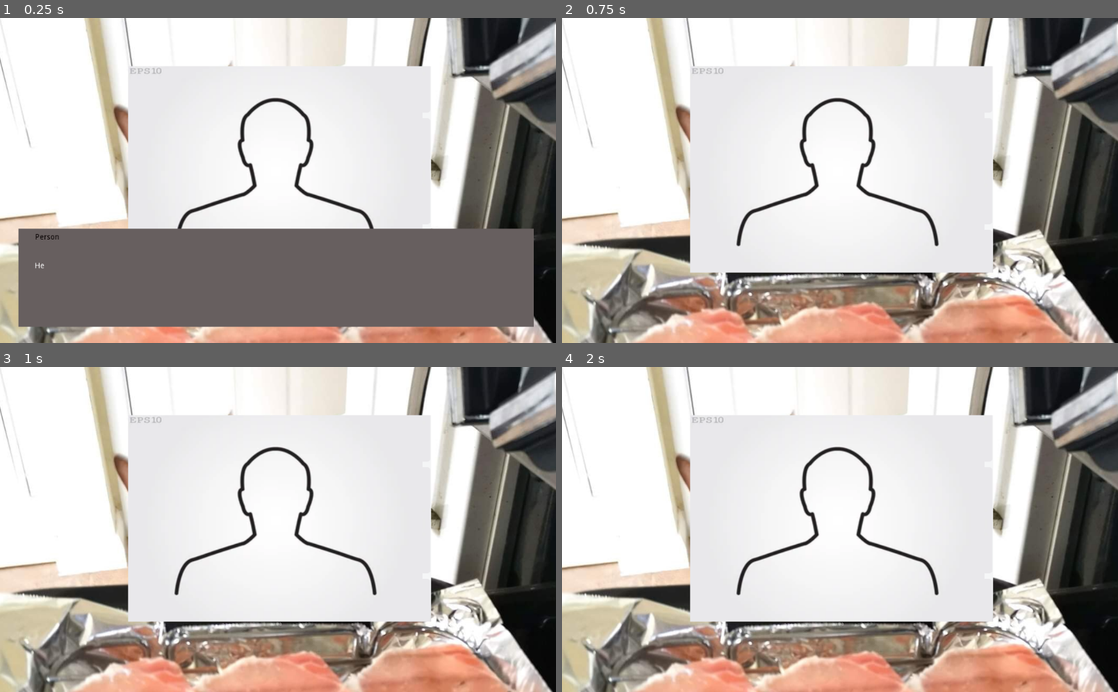
Above: before the commit, frames 1-4 (two rows, left to right).
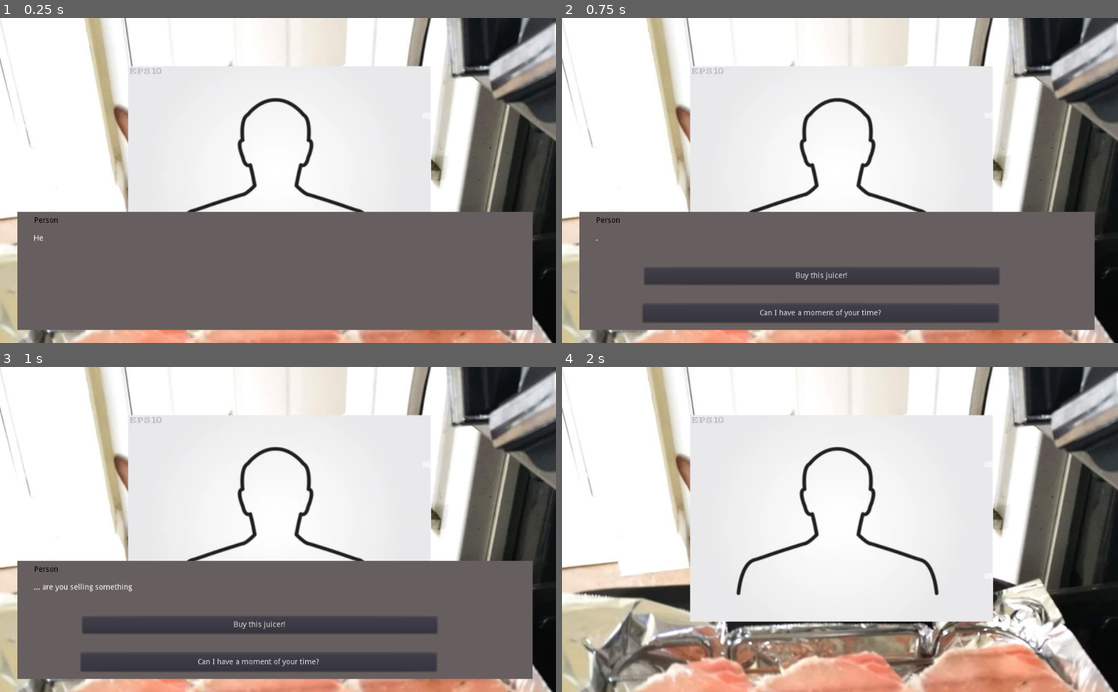
Above: after the commit, the same moments.

Repository: Feketelo/DycerLyfe-International-RenPy-
Game: Godot game, scene res://DycerLyfe.tscn
Same seed, same stepped clock (60 frames per second), same inputs: the game is played once before the commit and once after it.
Inputs (mouse positions are in pixels of both pictures, inside the frame that each line leads up to):
- Up to frame 1 (0.25 s): no input
- Up to frame 2 (0.75 s): tap Enter (ui_accept) at 0.5, 0.6 s; move the mouse to (962, 164) at 0.52 s; click (962, 164) at 0.67 s
- Up to frame 3 (1 s): tap Enter (ui_accept) at 0.77 s
- Up to frame 4 (2 s): tap Enter (ui_accept) at 1.07, 1.35, 1.52, 1.82 s; move the mouse to (728, 545) at 1.27 s; click (728, 545) at 1.42 s

The runs differ from the first frame. In frame 1, 6.1% of the frame differs, in the area x 3-96%, y 59-97%; in frame 2, 32%; in frame 3, 32%; in frame 4, nothing differs.

Commit message:
add dialogue options

Diff:
--- a/Dialogue.gd
+++ b/Dialogue.gd
@@ -4,11 +4,11 @@
 	{
 		"Name": "Person",
 		"Text": "Hello? Can I help you?",
-		"Choices": ["",""]
+		"Choices": ["","","",""]
 	},
 	{
 		"Name": "Person",
 		"Text": "... are you selling something",
-		"Choices": ["Buy this juicer!", "Can I have a moment of your time?"]
+		"Choices": ["", "Buy this juicer!", "","Can I have a moment of your time?"]
 	}
 ]
--- a/DycerLyfe.tscn
+++ b/DycerLyfe.tscn
@@ -29,17 +29,17 @@
 texture = ExtResource( 3 )
 
 [node name="TextBox" type="ColorRect" parent="Control"]
-margin_left = 34.0
-margin_top = 389.0
-margin_right = 983.0
-margin_bottom = 570.0
+margin_left = 32.0
+margin_top = 358.0
+margin_right = 981.0
+margin_bottom = 576.0
 color = Color( 0.403922, 0.372549, 0.372549, 1 )
 
 [node name="RichTextLabel" type="RichTextLabel" parent="Control/TextBox"]
 margin_left = 30.0
-margin_top = 62.0
-margin_right = 982.0
-margin_bottom = 195.0
+margin_top = 42.0
+margin_right = 895.0
+margin_bottom = 73.0
 
 [node name="Label" type="Label" parent="Control/TextBox"]
 margin_left = 31.0
@@ -51,4 +51,28 @@
 
 [node name="Tween" type="Tween" parent="Control/TextBox"]
 
+[node name="dialogue_option_1" type="Button" parent="Control/TextBox" groups=["dialogue_options"]]
+margin_left = 119.0
+margin_top = 68.0
+margin_right = 770.0
+margin_bottom = 99.0
+
+[node name="dialogue_option_2" type="Button" parent="Control/TextBox" groups=["dialogue_options"]]
+margin_left = 120.0
+margin_top = 103.0
+margin_right = 773.0
+margin_bottom = 134.0
+
+[node name="dialogue_option_3" type="Button" parent="Control/TextBox" groups=["dialogue_options"]]
+margin_left = 118.0
+margin_top = 131.0
+margin_right = 758.0
+margin_bottom = 164.0
+
+[node name="dialogue_option_4" type="Button" parent="Control/TextBox" groups=["dialogue_options"]]
+margin_left = 117.0
+margin_top = 170.0
+margin_right = 772.0
+margin_bottom = 204.0
+
 [connection signal="tween_completed" from="Control/TextBox/Tween" to="Control" method="_on_Tween_tween_completed"]
--- a/HouseCall_1.gd
+++ b/HouseCall_1.gd
@@ -1,7 +1,7 @@
 extends Control
 
 onready var text = get_parent().get_node("Dialogue").dialogue_1
-
+onready var dialogue_options = get_tree().get_nodes_in_group("dialogue_options")
 var dialogue_index = 0
 var finished
 var active
@@ -12,13 +12,20 @@
 func _physics_process(delta):
 	if active:
 
-		if Input.is_action_just_pressed("ui_accept") or Input.is_mouse_button_pressed(BUTTON_LEFT):
+		if Input.is_action_just_pressed("ui_accept"):
 			if finished == true:
 				load_dialogue()
 			else:
 				$TextBox/Tween.stop_all()
 				$TextBox/RichTextLabel.percent_visible = 1
 				finished = true
+
+		for button in dialogue_options:
+			button.visible = false
+			if button.text == "":
+				button.visible = false
+			else:
+				button.visible = true
 
 func load_dialogue():
 	if dialogue_index < text.size():
@@ -28,6 +35,11 @@
 		$TextBox.visible = true
 		$TextBox/RichTextLabel.bbcode_text = text[dialogue_index]["Text"]
 		$TextBox/Label.text = text[dialogue_index]["Name"]
+
+		var button_index = 0
+		for button in dialogue_options:
+			button.text = text[dialogue_index]["Choices"][button_index]
+			button_index += 1
 
 		$TextBox/RichTextLabel.percent_visible = 0
 		$TextBox/Tween.interpolate_property(
